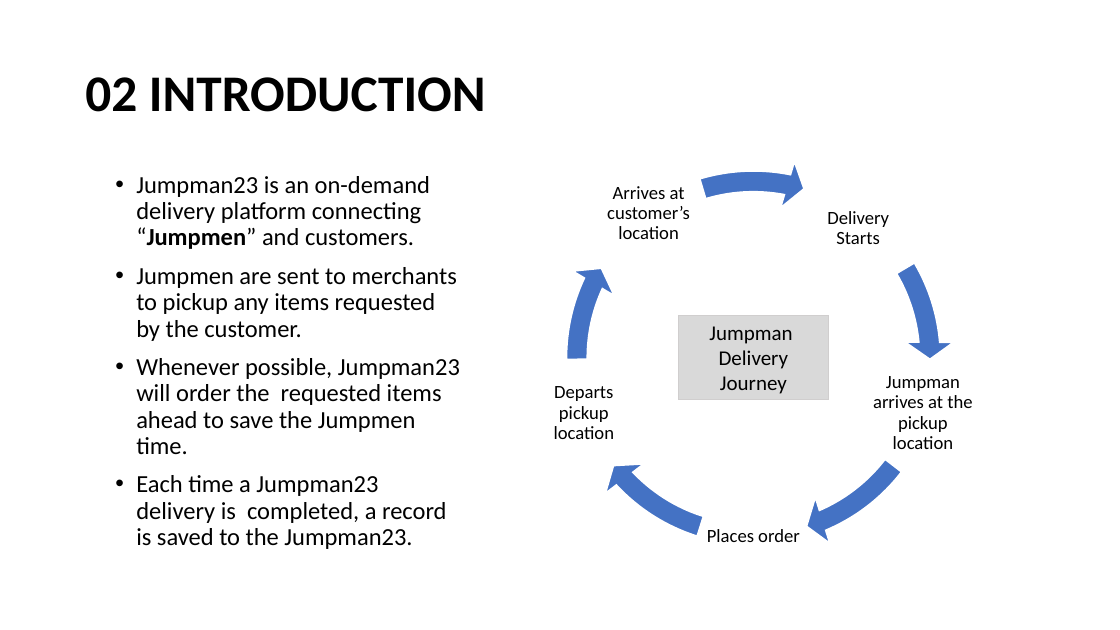
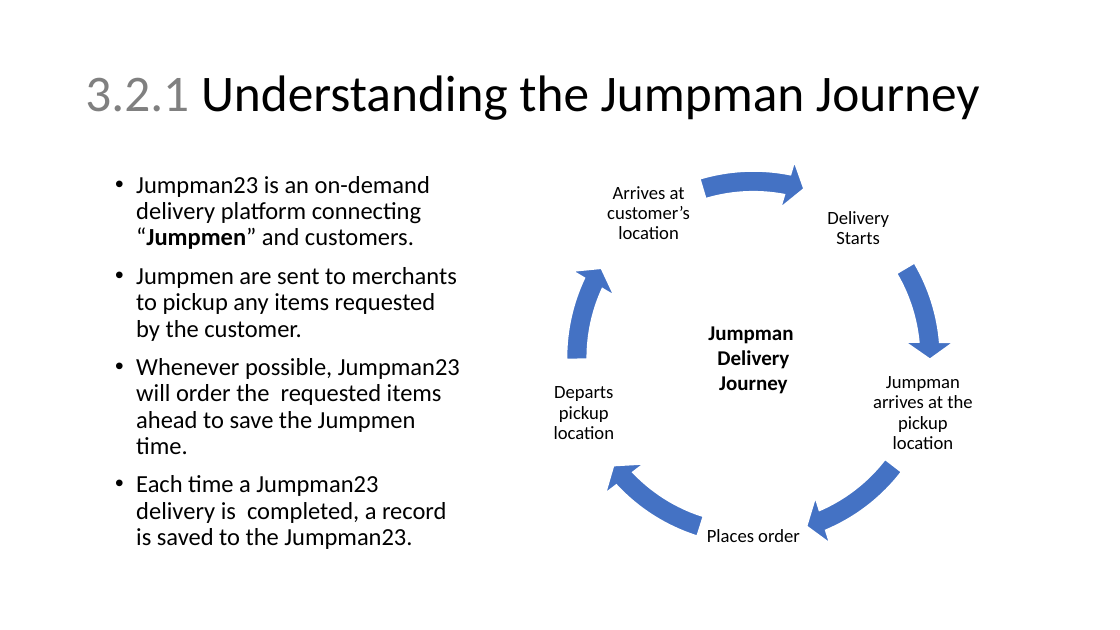
Before and after one commit to sstarkjr/PM_MarketAnalysis, a slide deck: slide 8 of Stephen_Stark_Analysis.pptx (slide 4 before the commit). Drawn at 1120x630 pixels with LibreOffice and Linux fonts; fonts in the diff are those of the drawing. Boxes give left, top, right and bottom in pixels: in the first picture for what was removed or moved away, otherwise in the second. Text is boxed around its words. In the diff, an @@ line names an element or a change of style, - is before the commit and + after.

```diff
--- a/Stephen_Stark_Analysis.pptx
+++ b/Stephen_Stark_Analysis.pptx
@@ title at [85, 75, 980, 120]: text changed; bold off @@
-02 INTRODUCTION
+3.2.1 Understanding the Jumpman Journey
@@ text "Jumpman": place and size @@
-text "Jumpman" at [678, 315, 829, 400]
+text "Jumpman" at [708, 326, 793, 394]
@@ text "Jumpman" at [708, 326, 793, 394]: bold on; fill #D9D9D9 to none; outline #D0CECE 0.75 pt to none @@
```
Also in this commit, not shown: 12 other slides changed, 3 slides added, 3 slides removed, 8 other files.
